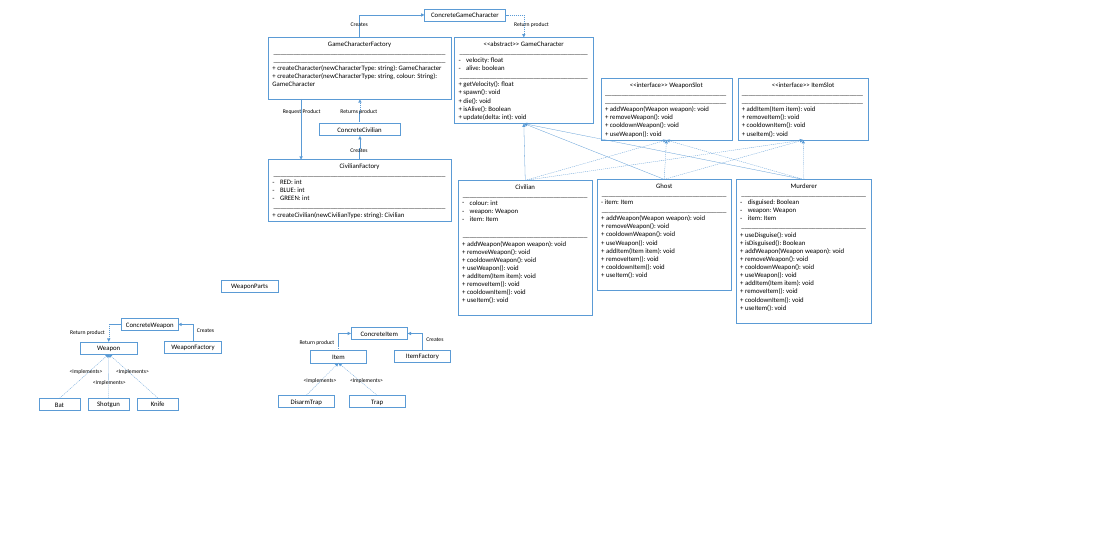
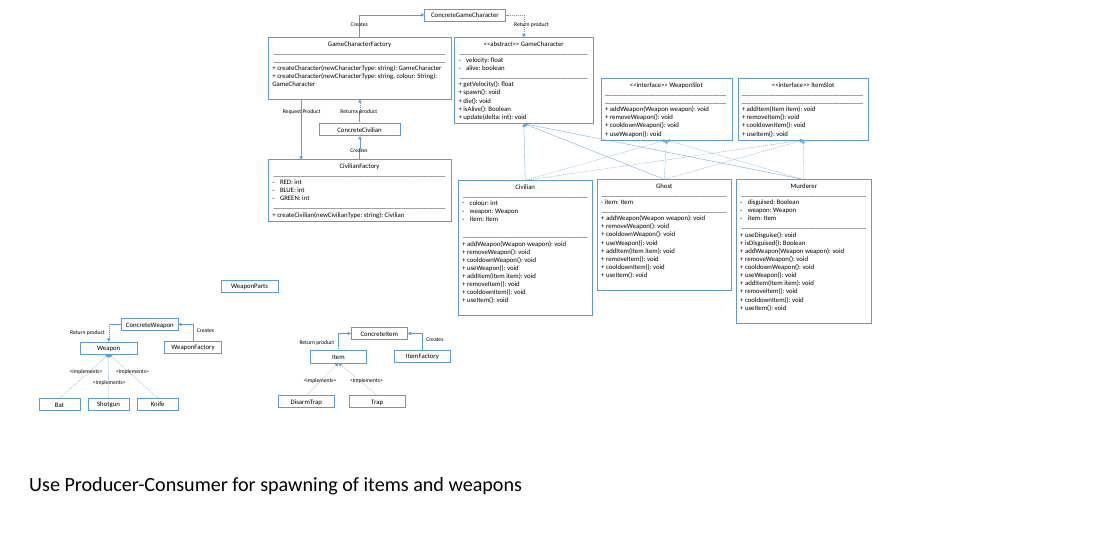
Before and after one commit to Wongjx/MurderMansion, a slide deck: slide 1 of MM Class Hierarchy.pptx. Drawn at 1120x560 pixels with LibreOffice and Linux fonts; fonts in the diff are those of the drawing. Boxes give left, top, right and bottom in pixels: in the first picture for what was removed or moved away, otherwise in the second. Text is boxed around its words. In the diff, an @@ line names an element or a change of style, - is before the commit and + after.

```diff
--- a/MM Class Hierarchy.pptx
+++ b/MM Class Hierarchy.pptx
@@ text added at [29, 477, 522, 495], 35.7 pt, text #000000 @@
+Use Producer-Consumer for spawning of items and weapons
```
Also in this commit, not shown: 30 other files.
